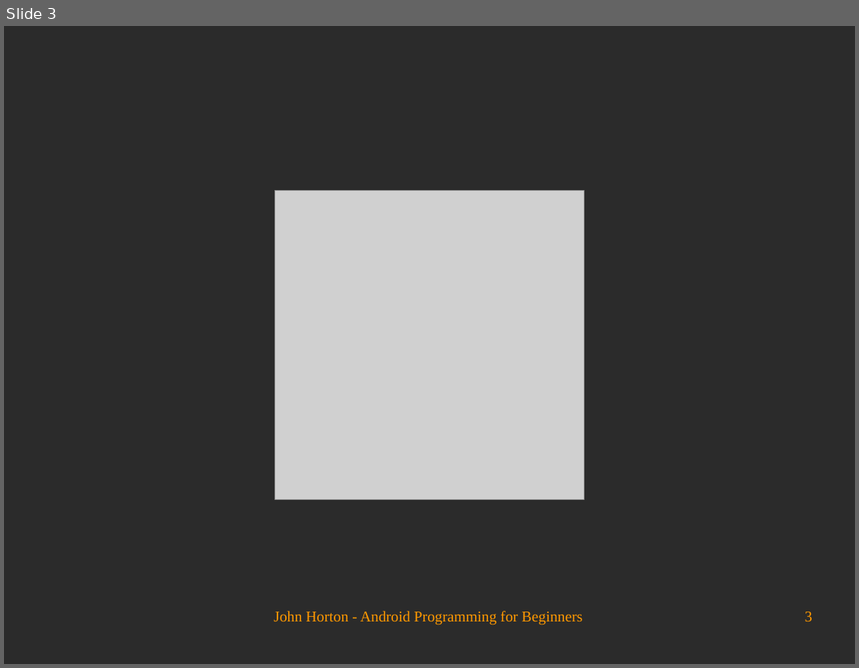
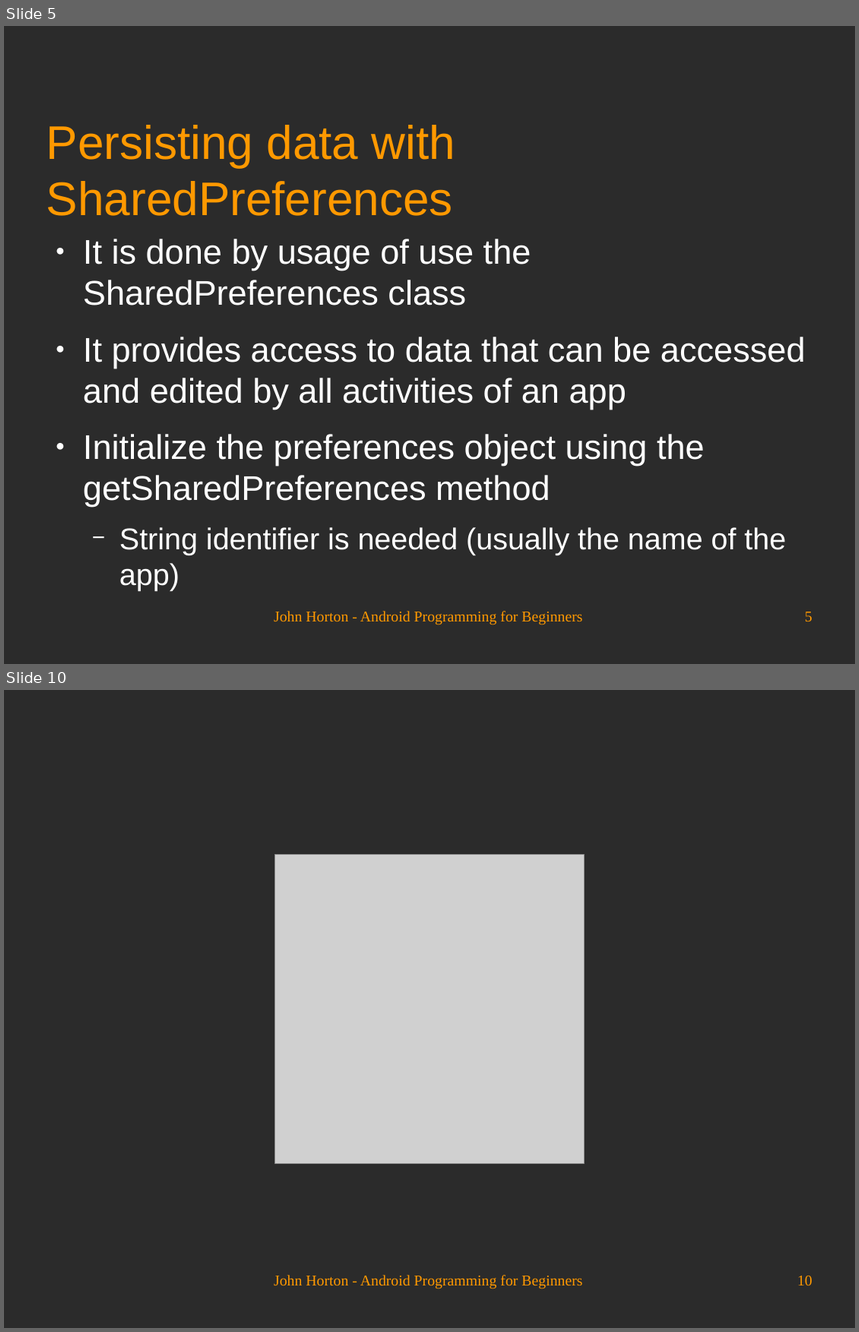
Before and after one commit to Academy-Soft-Intellect/Android-Programming-for-Beginners, a slide deck: 15_Android_Intent_and_Persistence.odp. Shown one above the other, each under a label of ours: slide 3 before the commit, slides 5 and 10 after it; the slides between them are not shown. The pictures are 859x668 and 859x1332 pixels, drawn with LibreOffice and Linux fonts; fonts in the diff are those of the drawing; grey boxes stand for pictures; background and template pictures are left out; a plain dark background stands for a picture behind light text. Boxes give left, top, right and bottom in pixels: in the first picture for what was removed or moved away, otherwise in the second. Text is boxed around its words. In the diff, an @@ line names an element or a change of style, - is before the commit and + after.

```diff
--- a/15_Android_Intent_and_Persistence.odp
+++ b/15_Android_Intent_and_Persistence.odp
@@ slide 5 added at [4, 26, 855, 664], background picture (left out) @@
@@ title added at [47, 125, 455, 216], 44 pt, text #FF9900 @@
+Persisting data with SharedPreferences
@@ text added at [83, 239, 806, 591], 32 pt, text #FFFFFF @@
+● It is done by usage of use the SharedPreferences class
+● It provides access to data that can be accessed and edited by all activities of an app
+● Initialize the preferences object using the getSharedPreferences method
+  − String identifier is needed (usually the name of the app)
@@ text added at [274, 611, 582, 626], 14 pt, text #FF9900 @@
+John Horton - Android Programming for Beginners
@@ page number added at [805, 612, 813, 622], 14 pt, text #FF9900 @@
+5
@@ what was slide 3 is now slide 10 @@
@@ page number at [797, 1276, 813, 1286]: text changed @@
-3
+10
```
Also in this commit, not shown: 2 slides changed, 6 other slides added.
